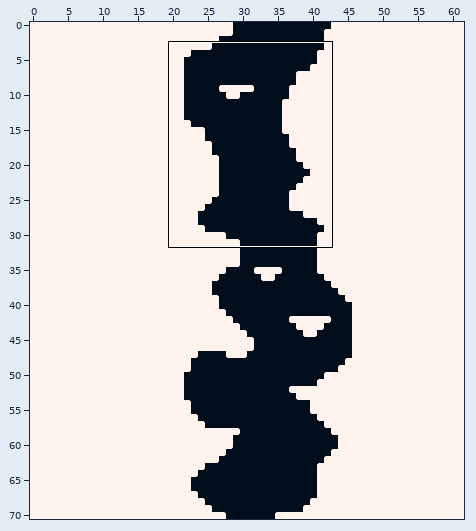
LDtk project, stored at res/levels/map.ldtk. Above: a wide view before the commit, with the close-up outlined.
Close-up. First the earlier version:
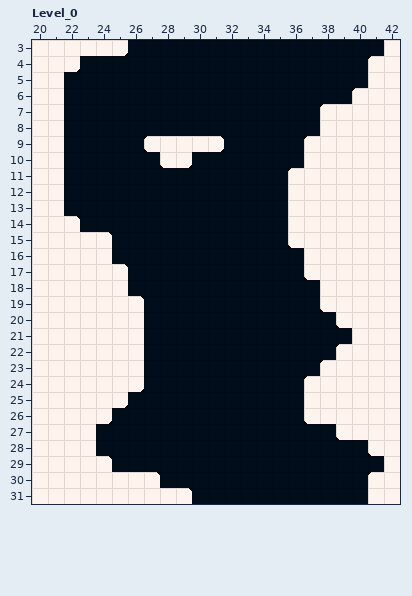
Cells are 16x16 px. Shown: Level_0 x 20..42, y 3..31. The commit also changed other parts of the map, which this record leaves out.
New version:
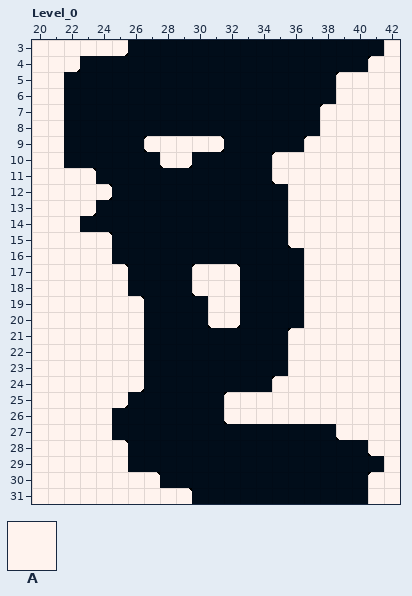
Key: from "Ground": A 1.
_ is an empty cell.
The edit:
Changed rows in their new state; . is an unchanged cell.
Layer "Ground":
first column x 39:
 5 AA
 6 A.
first column x 22:
10 .............AA
11 AA...........A.
12 AAA............
13 AA.............
first column x 24:
17 ......AAA.......
18 ......AAA....A..
19 .......AA....A..
20 .......AA....AA.
21 ............AAAA
22 ............AAA.
23 ............AA..
24 ...........AA...
25 ........AAAAA...
26 ........AAAAA...
27 A...............
28 AA..............
29 .A..............
